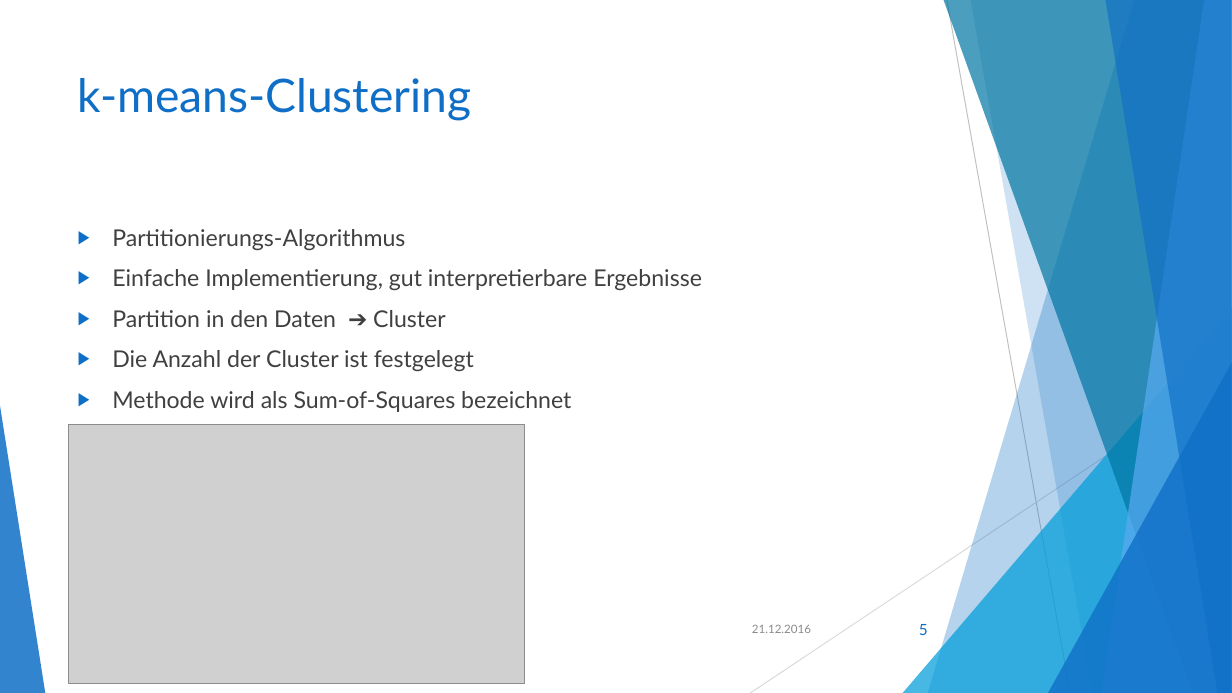
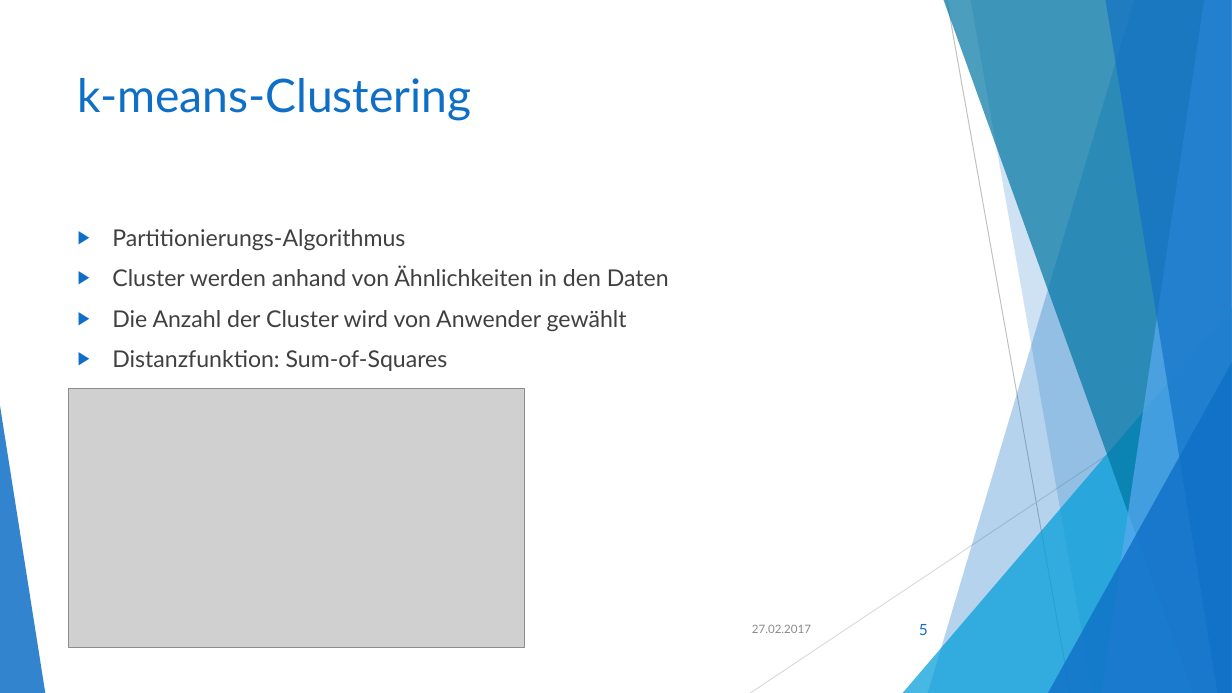
Before and after one commit to akio4800/fh, a slide deck: slide 5 of Klassifikation und Clustering.pptx. Drawn at 1232x693 pixels with LibreOffice and Linux fonts; fonts in the diff are those of the drawing; grey boxes stand for pictures. Boxes give left, top, right and bottom in pixels: in the first picture for what was removed or moved away, otherwise in the second. Text is boxed around its words. In the diff, an @@ line names an element or a change of style, - is before the commit and + after.

```diff
--- a/Klassifikation und Clustering.pptx
+++ b/Klassifikation und Clustering.pptx
@@ text at (112,266,669,371): text changed @@
-▶ Einfache Implementierung, gut interpretierbare Ergebnisse
-▶ Partition in den Daten ➔ Cluster
-▶ Die Anzahl der Cluster ist festgelegt
-▶ Methode wird als Sum-of-Squares bezeichnet
+▶ Cluster werden anhand von Ähnlichkeiten in den Daten
+▶ Die Anzahl der Cluster wird von Anwender gewählt
+▶ Distanzfunktion: Sum-of-Squares
@@ picture: place and size @@
-picture at (68,425,525,684)
+picture at (68,389,525,648)
@@ text at (752,625,811,633): text changed @@
-21.12.2016
+27.02.2017
```
Also in this commit, not shown: 15 other slides changed, 3 slides added, 2 slides removed, 2 other files.
